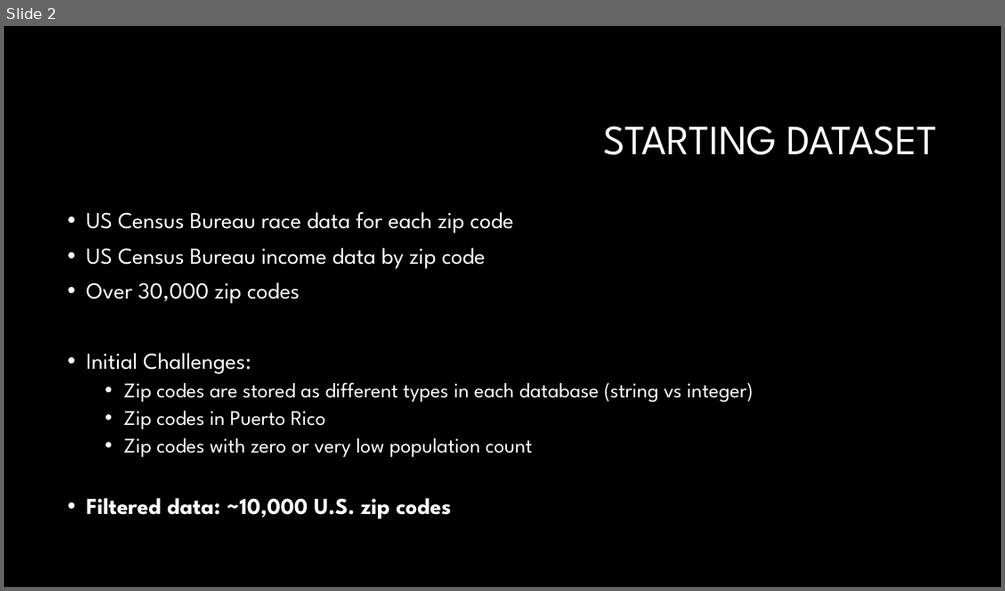
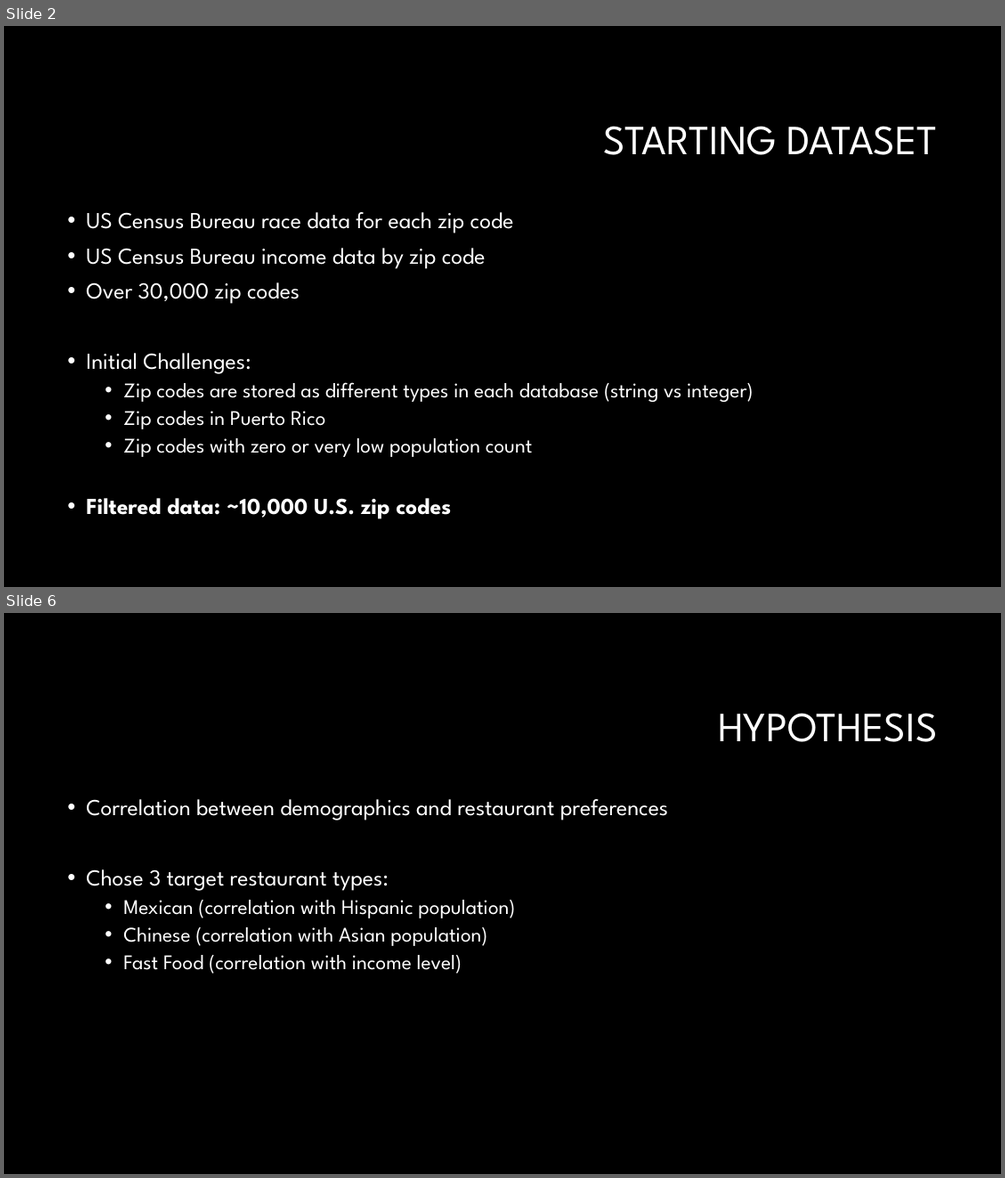
Before and after one commit to Reynazhang2014/diva_and_the_brain, a slide deck: divas_brain_presentation.pptx. Shown one above the other, each under a label of ours: slide 2 before the commit, slides 2 and 6 after it; the slides between them are not shown. The pictures are 1005x591 and 1005x1178 pixels, drawn with LibreOffice and Linux fonts; fonts in the diff are those of the drawing; background and template pictures are left out. Boxes give left, top, right and bottom in pixels: in the first picture for what was removed or moved away, otherwise in the second. Text is boxed around its words. In the diff, an @@ line names an element or a change of style, - is before the commit and + after.

```diff
--- a/divas_brain_presentation.pptx
+++ b/divas_brain_presentation.pptx
@@ slide 6 added at <box>4,613,1001,1174</box>, background #000000 @@
@@ title added at <box>718,713,938,742</box>, 40 pt, text #FFFFFF @@
+HYPOTHESIS
@@ text added at <box>86,799,668,973</box>, 20 pt, text #FFFFFF @@
+• Correlation between demographics and restaurant preferences
+• Chose 3 target restaurant types:
+  • Mexican (correlation with Hispanic population)
+  • Chinese (correlation with Asian population)
+  • Fast Food (correlation with income level)
```
Also in this commit, not shown: 2 slides changed, 3 other slides added.
